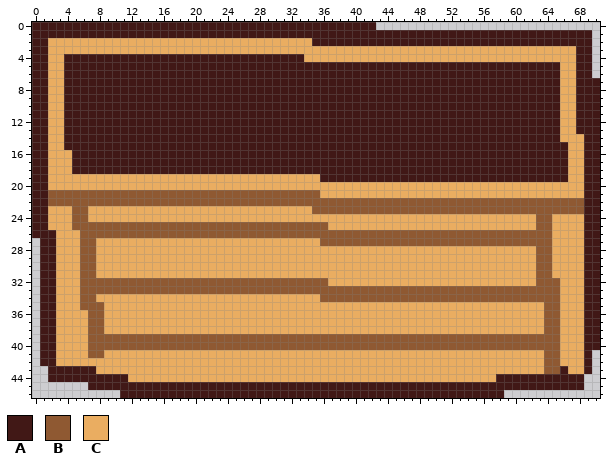
Sprite sheet, stored at Sprites/Bin.png. The picture above is the old version.
The file is 80x48 pixels. The old version is drawn lined up with the new one, on the new canvas.
Palette (. is transparent): A #411816  B #8f5932  C #eaad61
Pixels before (only the part around the change), first column x 0:
 0 AAAAAAAAAAAAAAAAAAAAAAAAAAAAAAAAAAAAAAAAAAA............................
 1 AAAAAAAAAAAAAAAAAAAAAAAAAAAAAAAAAAAAAAAAAAAAAAAAAAAAAAAAAAAAAAAAAAAAAA.
 2 AACCCCCCCCCCCCCCCCCCCCCCCCCCCCCCCCCAAAAAAAAAAAAAAAAAAAAAAAAAAAAAAAAAAA.
 3 AACCCCCCCCCCCCCCCCCCCCCCCCCCCCCCCCCCCCCCCCCCCCCCCCCCCCCCCCCCCCCCCCCCAA.
 4 AACCAAAAAAAAAAAAAAAAAAAAAAAAAAAAAACCCCCCCCCCCCCCCCCCCCCCCCCCCCCCCCCCAA.
 5 AACCAAAAAAAAAAAAAAAAAAAAAAAAAAAAAAAAAAAAAAAAAAAAAAAAAAAAAAAAAAAAAACCAA.
 6 AACCAAAAAAAAAAAAAAAAAAAAAAAAAAAAAAAAAAAAAAAAAAAAAAAAAAAAAAAAAAAAAACCAA.
 7 AACCAAAAAAAAAAAAAAAAAAAAAAAAAAAAAAAAAAAAAAAAAAAAAAAAAAAAAAAAAAAAAACCAAA
 8 AACCAAAAAAAAAAAAAAAAAAAAAAAAAAAAAAAAAAAAAAAAAAAAAAAAAAAAAAAAAAAAAACCAAA
 9 AACCAAAAAAAAAAAAAAAAAAAAAAAAAAAAAAAAAAAAAAAAAAAAAAAAAAAAAAAAAAAAAACCAAA
10 AACCAAAAAAAAAAAAAAAAAAAAAAAAAAAAAAAAAAAAAAAAAAAAAAAAAAAAAAAAAAAAAACCAAA
11 AACCAAAAAAAAAAAAAAAAAAAAAAAAAAAAAAAAAAAAAAAAAAAAAAAAAAAAAAAAAAAAAACCAAA
12 AACCAAAAAAAAAAAAAAAAAAAAAAAAAAAAAAAAAAAAAAAAAAAAAAAAAAAAAAAAAAAAAACCAAA
13 AACCAAAAAAAAAAAAAAAAAAAAAAAAAAAAAAAAAAAAAAAAAAAAAAAAAAAAAAAAAAAAAACCAAA
14 AACCAAAAAAAAAAAAAAAAAAAAAAAAAAAAAAAAAAAAAAAAAAAAAAAAAAAAAAAAAAAAAACCCAA
15 AACCAAAAAAAAAAAAAAAAAAAAAAAAAAAAAAAAAAAAAAAAAAAAAAAAAAAAAAAAAAAAAAACCAA
16 AACCCAAAAAAAAAAAAAAAAAAAAAAAAAAAAAAAAAAAAAAAAAAAAAAAAAAAAAAAAAAAAAACCAA
17 AACCCAAAAAAAAAAAAAAAAAAAAAAAAAAAAAAAAAAAAAAAAAAAAAAAAAAAAAAAAAAAAAACCAA
18 AACCCAAAAAAAAAAAAAAAAAAAAAAAAAAAAAAAAAAAAAAAAAAAAAAAAAAAAAAAAAAAAAACCAA
19 AACCCCCCCCCCCCCCCCCCCCCCCCCCCCCCCCCCAAAAAAAAAAAAAAAAAAAAAAAAAAAAAAACCAA
20 AACCCCCCCCCCCCCCCCCCCCCCCCCCCCCCCCCCCCCCCCCCCCCCCCCCCCCCCCCCCCCCCCCCCAA
21 AABBBBBBBBBBBBBBBBBBBBBBBBBBBBBBBBBBCCCCCCCCCCCCCCCCCCCCCCCCCCCCCCCCCAA
22 AABBBBBBBBBBBBBBBBBBBBBBBBBBBBBBBBBBBBBBBBBBBBBBBBBBBBBBBBBBBBBBBBBBBAA
23 AACCCBBCCCCCCCCCCCCCCCCCCCCCCCCCCCCBBBBBBBBBBBBBBBBBBBBBBBBBBBBBBBBBBAA
24 AACCCBBCCCCCCCCCCCCCCCCCCCCCCCCCCCCCCCCCCCCCCCCCCCCCCCCCCCCCCCCBBCCCCAA
25 AACCCBBBBBBBBBBBBBBBBBBBBBBBBBBBBBBBBCCCCCCCCCCCCCCCCCCCCCCCCCCBBCCCCAA
26 AAACCCBBBBBBBBBBBBBBBBBBBBBBBBBBBBBBBBBBBBBBBBBBBBBBBBBBBBBBBBBBBCCCCAA
27 .AACCCBBCCCCCCCCCCCCCCCCCCCCCCCCCCCCBBBBBBBBBBBBBBBBBBBBBBBBBBBBBCCCCAA
28 .AACCCBBCCCCCCCCCCCCCCCCCCCCCCCCCCCCCCCCCCCCCCCCCCCCCCCCCCCCCCCBBCCCCAA
29 .AACCCBBCCCCCCCCCCCCCCCCCCCCCCCCCCCCCCCCCCCCCCCCCCCCCCCCCCCCCCCBBCCCCAA
30 .AACCCBBCCCCCCCCCCCCCCCCCCCCCCCCCCCCCCCCCCCCCCCCCCCCCCCCCCCCCCCBBCCCCAA
31 .AACCCBBCCCCCCCCCCCCCCCCCCCCCCCCCCCCCCCCCCCCCCCCCCCCCCCCCCCCCCCBBCCCCAA
32 .AACCCBBBBBBBBBBBBBBBBBBBBBBBBBBBBBBBCCCCCCCCCCCCCCCCCCCCCCCCCCBBBCCCAA
33 .AACCCBBBBBBBBBBBBBBBBBBBBBBBBBBBBBBBBBBBBBBBBBBBBBBBBBBBBBBBBBBBBCCCAA
34 .AACCCBBCCCCCCCCCCCCCCCCCCCCCCCCCCCCBBBBBBBBBBBBBBBBBBBBBBBBBBBBBBCCCAA
35 .AACCCBBBCCCCCCCCCCCCCCCCCCCCCCCCCCCCCCCCCCCCCCCCCCCCCCCCCCCCCCCBBCCCAA
36 .AACCCCBBCCCCCCCCCCCCCCCCCCCCCCCCCCCCCCCCCCCCCCCCCCCCCCCCCCCCCCCBBCCCAA
37 .AACCCCBBCCCCCCCCCCCCCCCCCCCCCCCCCCCCCCCCCCCCCCCCCCCCCCCCCCCCCCCBBCCCAA
38 .AACCCCBBCCCCCCCCCCCCCCCCCCCCCCCCCCCCCCCCCCCCCCCCCCCCCCCCCCCCCCCBBCCCAA
39 .AACCCCBBBBBBBBBBBBBBBBBBBBBBBBBBBBBBBBBBBBBBBBBBBBBBBBBBBBBBBBBBBCCCAA
40 .AACCCCBBBBBBBBBBBBBBBBBBBBBBBBBBBBBBBBBBBBBBBBBBBBBBBBBBBBBBBBBBBCCCAA
41 .AACCCCBBCCCCCCCCCCCCCCCCCCCCCCCCCCCCCCCCCCCCCCCCCCCCCCCCCCCCCCCBBCCCA.
42 .AACCCCCCCCCCCCCCCCCCCCCCCCCCCCCCCCCCCCCCCCCCCCCCCCCCCCCCCCCCCCCBBCCCA.
43 ..AAAAAACCCCCCCCCCCCCCCCCCCCCCCCCCCCCCCCCCCCCCCCCCCCCCCCCCCCCCCCBBACCA.
44 ..AAAAAAAAAACCCCCCCCCCCCCCCCCCCCCCCCCCCCCCCCCCCCCCCCCCCCCCAAAAAAAAAAA..
45 .......AAAAAAAAAAAAAAAAAAAAAAAAAAAAAAAAAAAAAAAAAAAAAAAAAAAAAAAAAAAAAA..
46 ...........AAAAAAAAAAAAAAAAAAAAAAAAAAAAAAAAAAAAAAAAAAAAAAAA............
The same view after the edit:
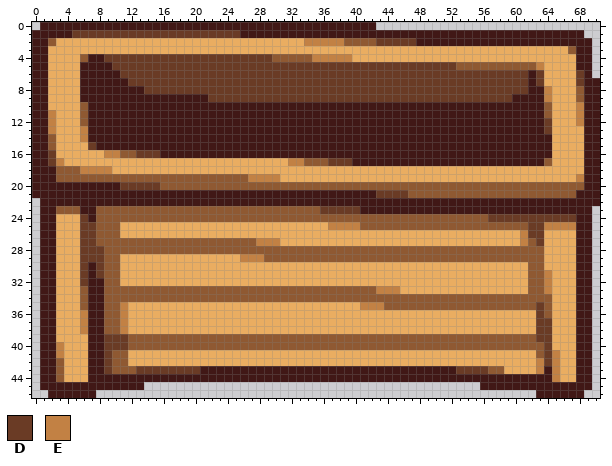
Colours new in this view: D #6a3b25  E #c28144
Changes in this commit:
canvas 80x48 -> 71x47, the old top-left corner now at -3,-1 (the part of the old canvas that was cut away was empty and is not shown)
Changed rows in their new state; - is an unchanged pixel.
first column x 0:
 0 .----------------------------------------------------------------------
 1 -----DDDDDDDDDDDDDDDDDDDDD-------------------------------------------.-
 2 --B-------------------------------EEEEEBBBBDDDDD-----------------------
 3 -------------------------------------------------------------------B---
 4 ----CCB--DDDDDDDDDDDDDDDDDDDDDBBBBBEEEEE-------------------------------
 5 ----CC----DDDDDDDDDDDDDDDDDDDDDDDDDDDDDDDDDDDDDDDDDDDBBBBBBBBBBECC-----
 6 ----CC-----DDDDDDDDDDDDDDDDDDDDDDDDDDDDDDDDDDDDDDDDDDDDDDDDDDD-DCC--D--
 7 ----CC------DDDDDDDDDDDDDDDDDDDDDDDDDDDDDDDDDDDDDDDDDDDDDDDDDD-DCC--D--
 8 ----CC--------DDDDDDDDDDDDDDDDDDDDDDDDDDDDDDDDDDDDDDDDDDDDDDDD--EC--B--
 9 ----CC----------------DDDDDDDDDDDDDDDDDDDDDDDDDDDDDDDDDDDDDD----EC--B--
10 ----CCB---------------------------------------------------------BC--E--
11 --E-CCB---------------------------------------------------------BC--E--
12 --E-CCB---------------------------------------------------------DC--E--
13 --E-CCE---------------------------------------------------------DC--C--
14 --B-CCE----------------------------------------------------------C-----
15 --B-CCCD---------------------------------------------------------CC----
16 --D--CCCCEEBBDDD-------------------------------------------------CC----
17 --DE-CCCCCCCCCCCCCCCCCCCCCCCCCCCEEBBBDDD------------------------BCC----
18 --ABBBEEEECCCCCCCCCCCCCCCCCCCCCCCCCCCCCCCCCCCCCCCCCCCCCCCCCCCCCCCCC----
19 --ABBBBBBBBBBBBBBBBBBBBBBBBEEEE-----CCCCCCCCCCCCCCCCCCCCCCCCCCCCCCC-E--
20 --AAAAAAAAADDDDDBBBBBBBBBBBBBBBBBBBBBBBBBBBBBBBBBBBBBBBBBBBBBBBBBBBBB--
21 --AAAAAAAAAAAAAAAAAAAAAAAAAAAAAAAAAAAAAAAAADDDDBBBBBBBBBBBBBBBBBBBBBA--
22 .-AAAAAAAAAAAAAAAAAAAAAAAAAAAAAAAAAAAAAAAAAAAAAAAAAAAAAAAAAAAAAAAAAAA--
23 .-ABB-AABBBBBBBBBBBBBBBBBBBBBBBBBBB-DDDDDAAAAAAAAAAAAAAAAAAAAAAAAAAAA-.
24 .-A--CDABBBBBBBBBBBBBBBBBBBBBBBBBBBBBBBBBBBBBBBBBBBBBBBBBDDDDDDDDDDDA-.
25 .-A--CDD---CCCCCCCCCCCCCCCCCCCCCCCCCCEEEEBBBBBBBBBBBBBBBBBBBBBDDEEEEA-.
26 .-----DD---CCCCCCCCCCCCCCCCCCCCCCCCCCCCCCCCCCCCCCCCCCCCCCCCCCEDDC---A-.
27 ------DDBBBBBBBBBBBBBBBBBBBBEEE-----CCCCCCCCCCCCCCCCCCCCCCCCCE-DC---A-.
28 ------DDDBBBBBBBBBBBBBBBBBBBBBBBBBBBBBBBBBBBBBBBBBBBBBBBBBBBBBB-C---A-.
29 ------DDDBB---------------EEEBBBBBBBBBBBBBBBBBBBBBBBBBBBBBBBBBB-C---A-.
30 ------DADBB---------------------------------------------------B-C---A-.
31 ------DADBB---------------------------------------------------B-E---A-.
32 ------DAA--CCCCCCCCCCCCCCCCCCCCCCCCCC-------------------------B-EC--A-.
33 -------AA----------------------------------EEECCCCCCCCCCCCCCCC--EC--A-.
34 -------AABBBBBBBBBBBBBBBBBBBBBBBBBBB-----------------------------C--A-.
35 -------AABBE-----------------------------EEEBBBBBBBBBBBBBBBBBBBD-C--A-.
36 ------EAABBE---------------------------------------------------D-C--A-.
37 ------EAABBE---------------------------------------------------DDC--A-.
38 ------EAABBE---------------------------------------------------DDC--A-.
39 -------AADDD---------------------------------------------------DDC--A-.
40 ---E---AADDD----------------------------------------------------DC--A-.
41 ---E---AADBB---------------------------------------------------BDE--A--
42 ---B---AADBB---------------------------------------------------EDE--A--
43 -A-BCCC-ADBBBDDDDDDDDAAAAAAAAAAAAAAAAAAAAAAAAAAAAAAAADDDDBB----EAEC-A--
44 -A-BCCC-----AAAAAAAAAAAAAAAAAAAAAAAAAAAAAAAAAAAAAAAAAAAAAA-------ECC-A-
45 -AAAAAA-------..........................................-------------A-
46 --AAAAAA---................................................----AAAAAA--
Pixel boxes of the changes (left, top, right, bottom) in both pictures:
changed: (32, 22, 600, 398)
